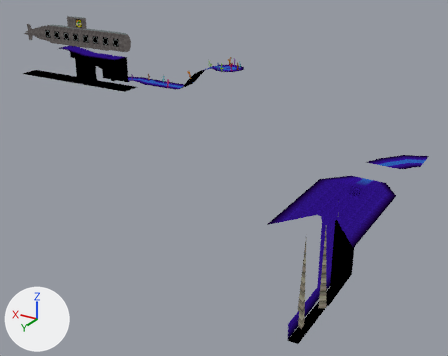
A saved change to the Blender file models/underwater.blend.
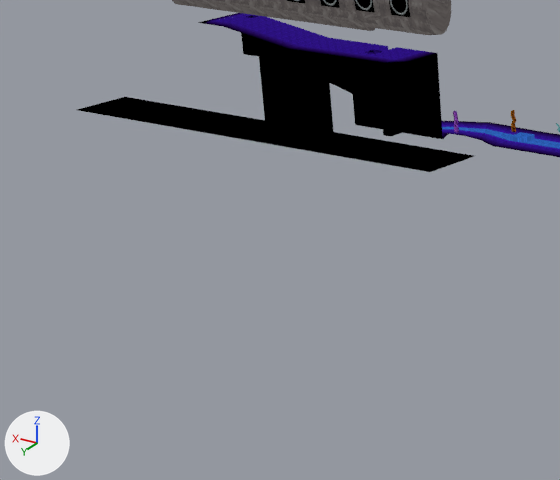
Each version appears first whole from a camera (50 mm lens) standing at (-167.5, 199.1, 54.2) and looking at (-74.8, 44.7, -23.0), and next in a close-up on the part from 0% to 36% of the width and 12% to 51% of the height. The lights are fixed; the arrows at lower left show +X, +Y and +Z.

In view in the first close-up: 'main', 'nocol', 'su_nocol'.
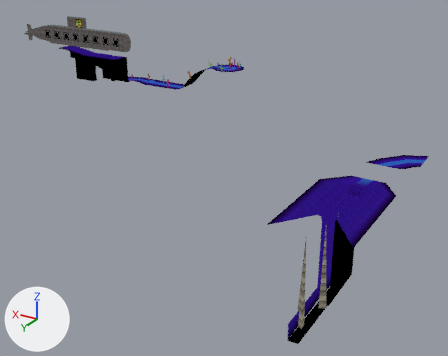
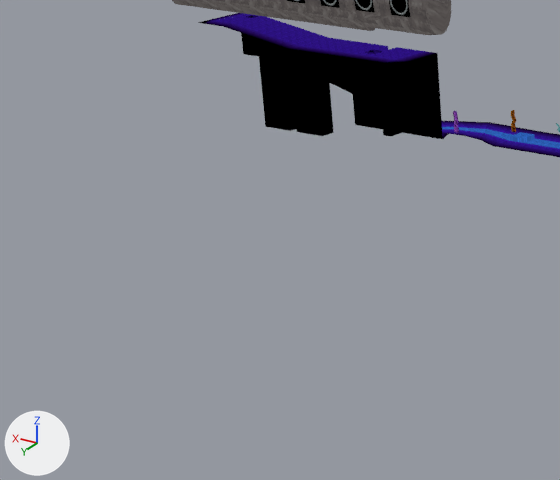
Location of each change, (x1, y1, x2, y2) in pixels of the close-ups (560 x 480 px):
'main', reshaped
    before: (77, 14, 560, 172)
    after: (216, 14, 560, 149)
part 1 of me_circle, deleted (black)
    before: (77, 97, 474, 172)

Edits to the bpy script that builds the scene:
```text
Change me_circle:
    where me_circle.from_pydata(...)  # 327 vertices, 199 faces; spans x -53.0..37.0, y -3.0..22.7, z -10.2..3.3
    used by ob_main; parent = ob_1; location = (0.0, 0.0, 0.0)
    me_circle part 1: the loose piece of 4 vertices spanning x -18.0..37.0, y 14.7..22.7, z -8.2 is deleted
```
